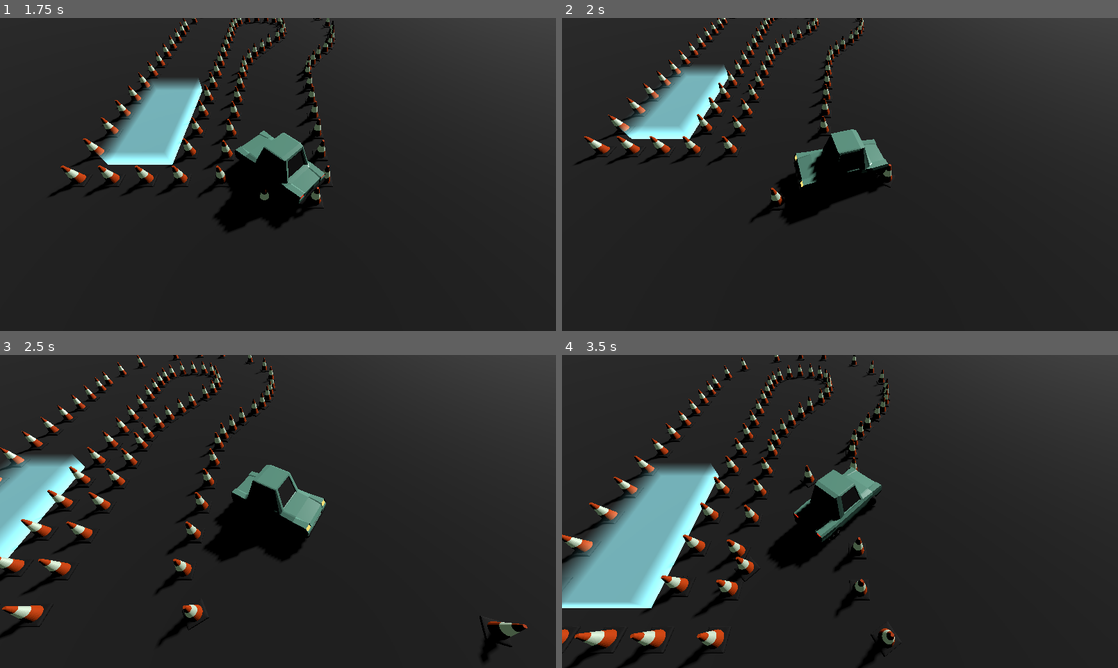
Above: before the commit, frames 1-4 (two rows, left to right).
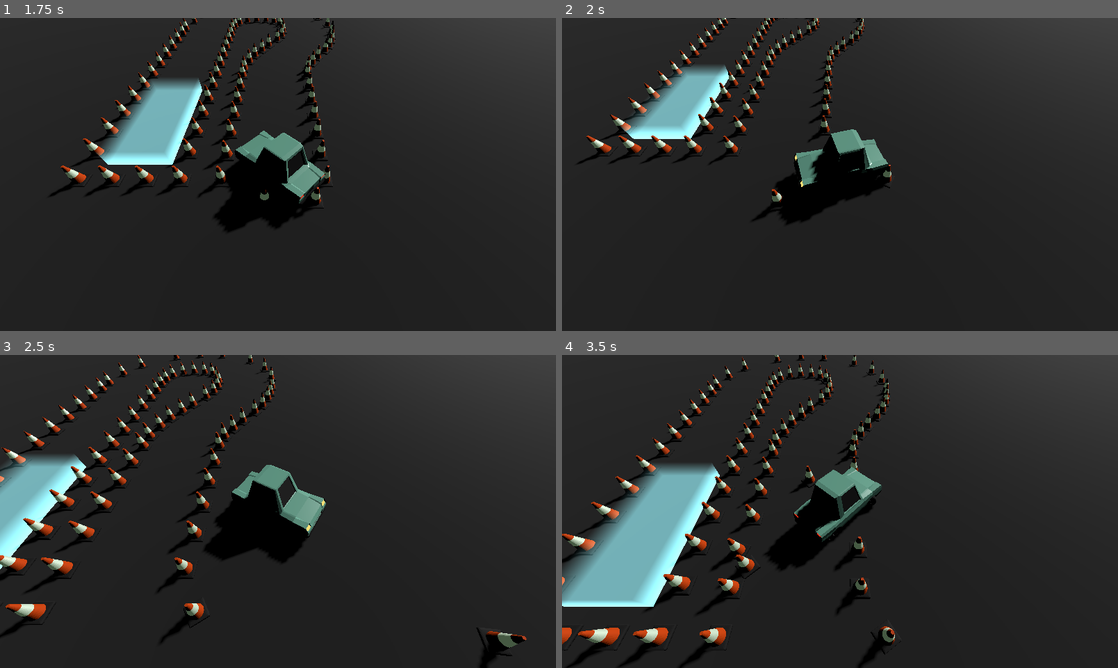
Above: after the commit, the same moments.

Repository: TomMurray/ValetV2
Game: Godot game, scene res://scenes/car_test.tscn
Same seed, same stepped clock (60 frames per second), same inputs: the game is played once before the commit and once after it.
Inputs:
- Up to frame 1 (1.75 s): hold Right (steer_right) 0.53-1.28 s; hold Down (brake_reverse) from 1.28 s (still down)
- Up to frame 2 (2 s): keep holding Down (brake_reverse)
- Up to frame 3 (2.5 s): release Down (brake_reverse) at 2.03 s; hold Right (steer_right) from 2.03 s (still down)
- Up to frame 4 (3.5 s): release Right (steer_right) at 2.78 s; hold Up (accelerate) from 2.78 s (still down)

Frame 1 is identical in both runs. In frame 2, 1.9% of the frame differs, in the area x 4-60%, y 0-65%; in frame 3, 3.8%, in the area x 0-95%, y 0-100%; in frame 4, 3.8%.

Commit message:
Use move_and_collide to only unconditionally move the car if colliding with RigidBody objects, otherwise stop

Diff:
--- a/scripts/picocar.gd
+++ b/scripts/picocar.gd
@@ -164,14 +164,35 @@
 
 		# The following allows us to react to collisions without impeding the
 		# motion of the vehicle:
-		var c := move_and_collide(velocity * delta, true)
-		if c:
-			print("There was a collision")
-			for i in range(0, c.get_collision_count()):
-				var r = c.get_collider(i) as RigidBody3D
-				if r:
-					print("Collided with RigidBody: ", r)
-		position += velocity * delta
+
+		# The behaviour we want for our car is:
+		#  - Report collisions with RigidBody but acts with essentially infinite mass (push them away)
+		#  - Collide and slide with StaticBody (e.g. walls and other static props)
+		#  - Stick to starting plane, i.e. movement is 2D in the X/Z plane
+		#
+		# To achieve this we use move_and_collide directly and differentiate between responses to
+		# moveable obstacles and immoveable ones.
+		var prev_pos := position
+		const test_only = false
+		const recovery_as_collision = true
+		const margin := 0.001
+		var ignored_nodes := []
+		var result := move_and_collide(velocity * delta, test_only, margin, recovery_as_collision, 6)
+		while result and (result.get_collision_count() > 0):
+			var c := result.get_collider(0)
+			var r := c as RigidBody3D
+			if r:
+				# If colliding with a RigidBody, undo travel & try again ignoring the RigidBody
+				position = prev_pos
+				add_collision_exception_with(c)
+				ignored_nodes.push_back(c)
+				result = move_and_collide(velocity * delta, test_only, margin, recovery_as_collision, 6)
+			else:
+				print("TODO: Colliding with something else, should slide & continue, but will stop dead for now...")
+
+		# We want to receive collisions in the next frame, so keep these collision exceptions only temporarily
+		for n in ignored_nodes:
+			remove_collision_exception_with(n)
 
 	pass
 
